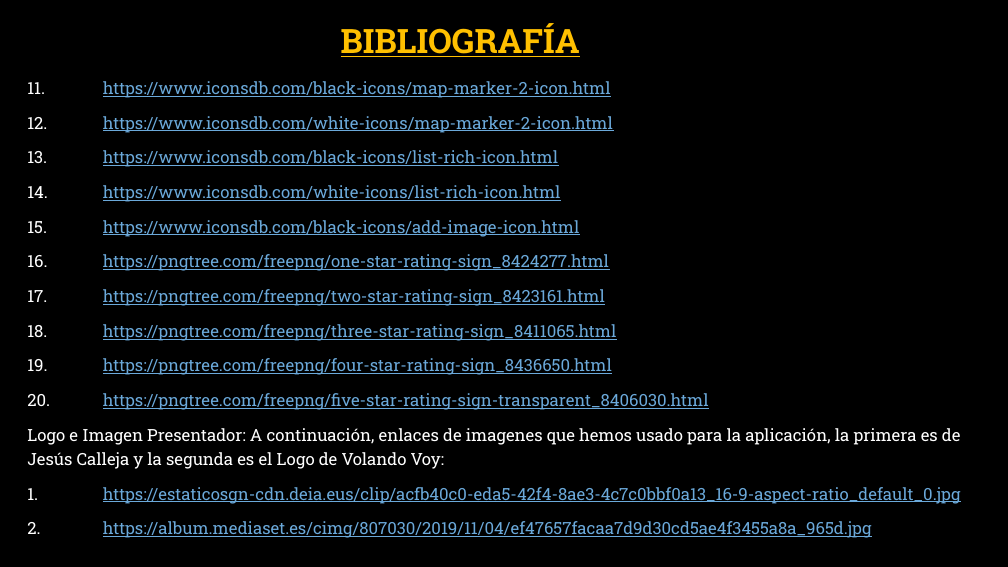
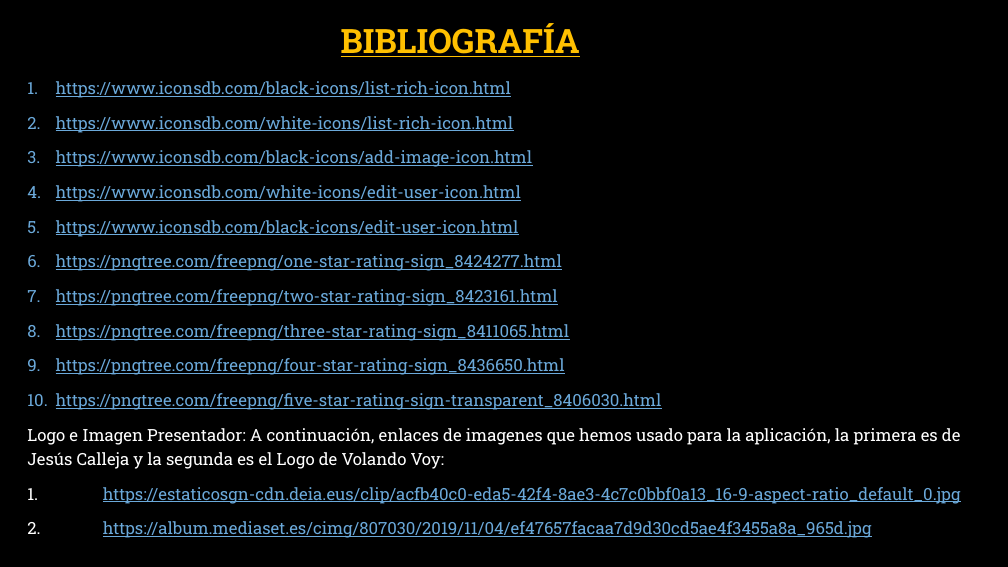
Before and after one commit to Fleon02/VolandoVoy, a slide deck: slide 23 of Presentación Trabajo Fin De Grado David Corredor Miguel, Antonio Castillo y Francisco Leon.pptx. Drawn at 1008x567 pixels with LibreOffice and Linux fonts; fonts in the diff are those of the drawing; background and template pictures are left out. Boxes give left, top, right and bottom in pixels: in the first picture for what was removed or moved away, otherwise in the second. Text is boxed around its words. In the diff, an @@ line names an element or a change of style, - is before the commit and + after.

```diff
--- a/Presentación Trabajo Fin De Grado David Corredor Miguel, Antonio Castillo y Francisco Leon.pptx
+++ b/Presentación Trabajo Fin De Grado David Corredor Miguel, Antonio Castillo y Francisco Leon.pptx
@@ text at (56, 81, 662, 410): text changed @@
-11. https://www.iconsdb.com/black-icons/map-marker-2-icon.html
-12. https://www.iconsdb.com/white-icons/map-marker-2-icon.html
-13. https://www.iconsdb.com/black-icons/list-rich-icon.html
-14. https://www.iconsdb.com/white-icons/list-rich-icon.html
-15. https://www.iconsdb.com/black-icons/add-image-icon.html
-16. https://pngtree.com/freepng/one-star-rating-sign_8424277.html
-17. https://pngtree.com/freepng/two-star-rating-sign_8423161.html
-18. https://pngtree.com/freepng/three-star-rating-sign_8411065.html
-19. https://pngtree.com/freepng/four-star-rating-sign_8436650.html
-20. https://pngtree.com/freepng/five-star-rating-sign-transparent_8406030.html
+1. https://www.iconsdb.com/black-icons/list-rich-icon.html
+2. https://www.iconsdb.com/white-icons/list-rich-icon.html
+3. https://www.iconsdb.com/black-icons/add-image-icon.html
+4. https://www.iconsdb.com/white-icons/edit-user-icon.html
+5. https://www.iconsdb.com/black-icons/edit-user-icon.html
+6. https://pngtree.com/freepng/one-star-rating-sign_8424277.html
+7. https://pngtree.com/freepng/two-star-rating-sign_8423161.html
+8. https://pngtree.com/freepng/three-star-rating-sign_8411065.html
+9. https://pngtree.com/freepng/four-star-rating-sign_8436650.html
+10. https://pngtree.com/freepng/five-star-rating-sign-transparent_8406030.html
```
Also in this commit, not shown: 3 other slides changed, 3 other files.
